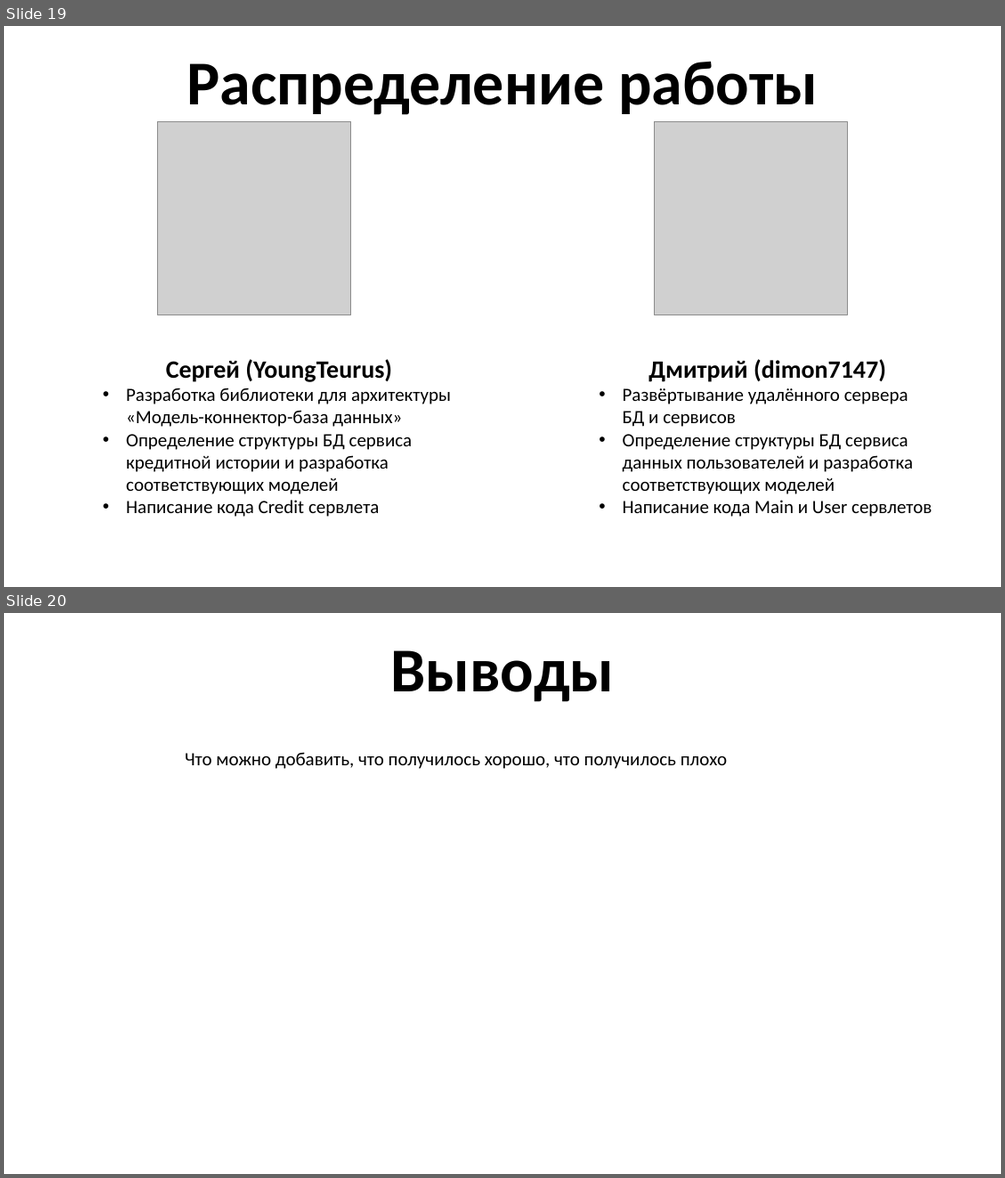
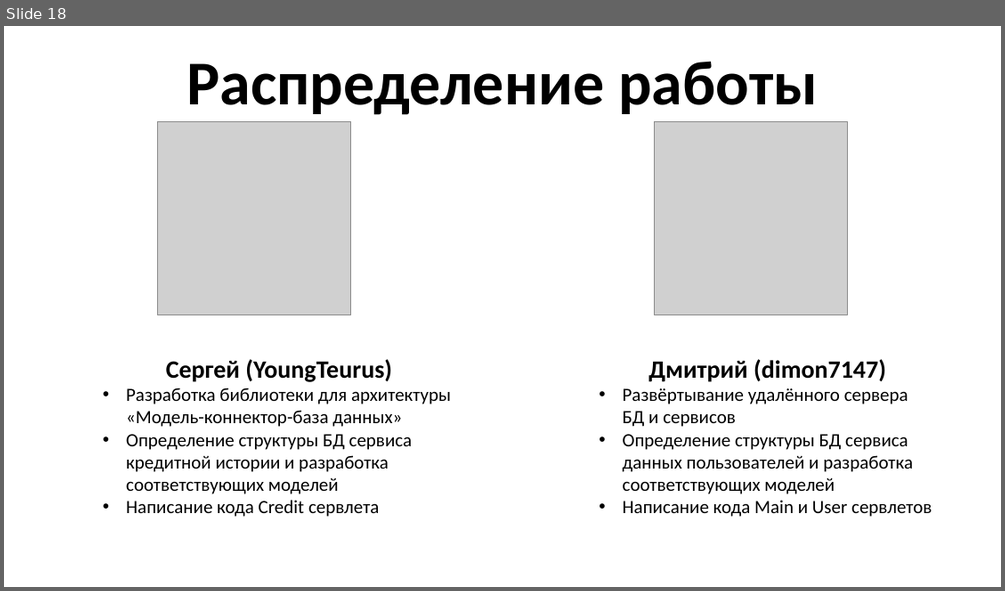
Before and after one commit to YoungTeurus/CreditAndUserServices, a slide deck: docs/Java 3 - presentation (without animation).pptx. Shown one above the other, each under a label of ours: slides 19 and 20 before the commit, slide 18 after it. The pictures are 1005x1178 and 1005x591 pixels, drawn with LibreOffice and Linux fonts; fonts in the diff are those of the drawing; grey boxes stand for pictures. Boxes give left, top, right and bottom in pixels: in the first picture for what was removed or moved away, otherwise in the second. Text is boxed around its words. In the diff, an @@ line names an element or a change of style, - is before the commit and + after.

Commit message:
ADD - Добавления по презентации (выводы)

```diff
--- a/docs/Java 3 - presentation (without animation).pptx
+++ b/docs/Java 3 - presentation (without animation).pptx
@@ slide 20 removed at box(4, 613, 1001, 1174), background #FFFFFF @@
@@ text removed at box(390, 650, 615, 702) @@
-Выводы
@@ text removed at box(185, 752, 727, 769) @@
-Что можно добавить, что получилось хорошо, что получилось плохо
@@ what was slide 19 is now slide 18 @@
```
Also in this commit, not shown: 1 slide added, 1 other slide removed.
